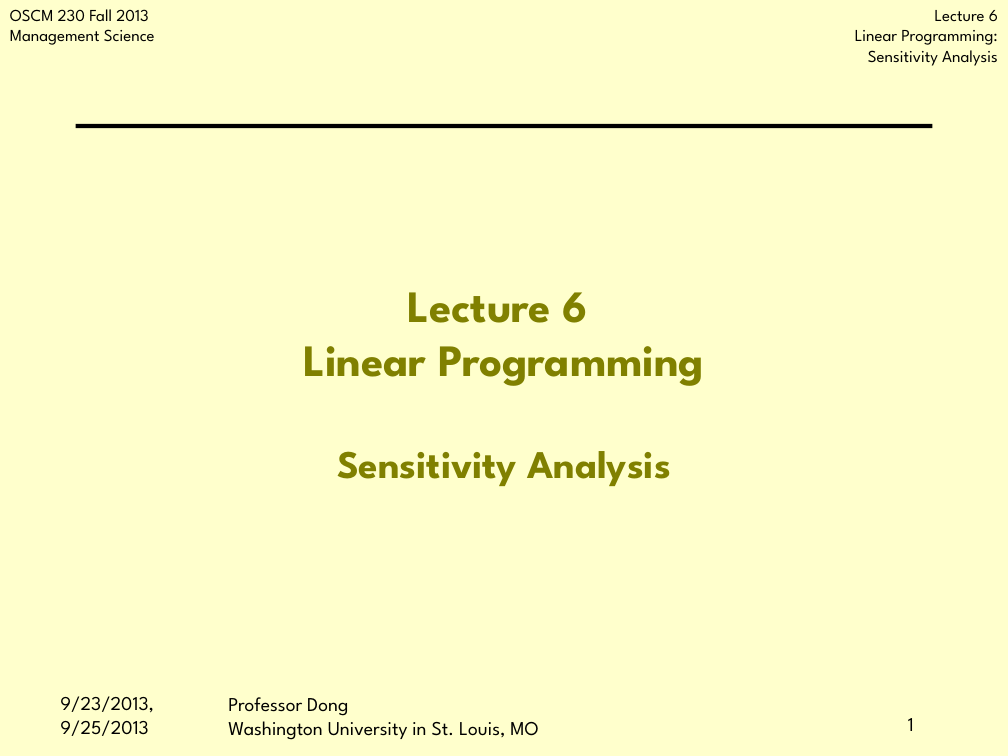
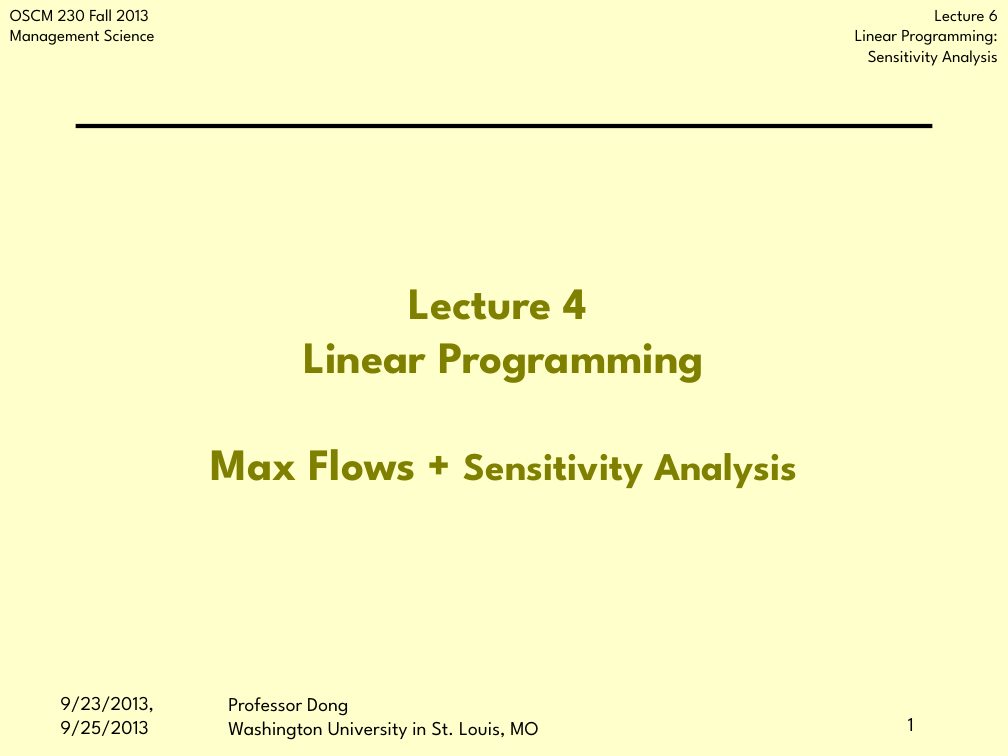
Before and after one commit to jbf232/OSCM230, a slide deck: slide 1 of Fall 2015/Lectures/Lecture 4 Sensitivity Analysis/Lecture 4 Intro Sensitivity Analysis.pptx. Drawn at 1008x756 pixels with LibreOffice and Linux fonts; fonts in the diff are those of the drawing; background and template pictures are left out. Boxes give left, top, right and bottom in pixels: in the first picture for what was removed or moved away, otherwise in the second. Text is boxed around its words. In the diff, an @@ line names an element or a change of style, - is before the commit and + after.

```diff
--- a/Fall 2015/Lectures/Lecture 4 Sensitivity Analysis/Lecture 4 Intro Sensitivity Analysis.pptx
+++ b/Fall 2015/Lectures/Lecture 4 Sensitivity Analysis/Lecture 4 Intro Sensitivity Analysis.pptx
@@ title at box(210, 289, 797, 488): text changed @@
-Lecture 6
-Linear Programming
-Sensitivity Analysis
+Lecture 4
+Linear Programming
+Max Flows + Sensitivity Analysis
```
Also in this commit, not shown: 2 other slides changed, 2 slides added, 14 other files.
